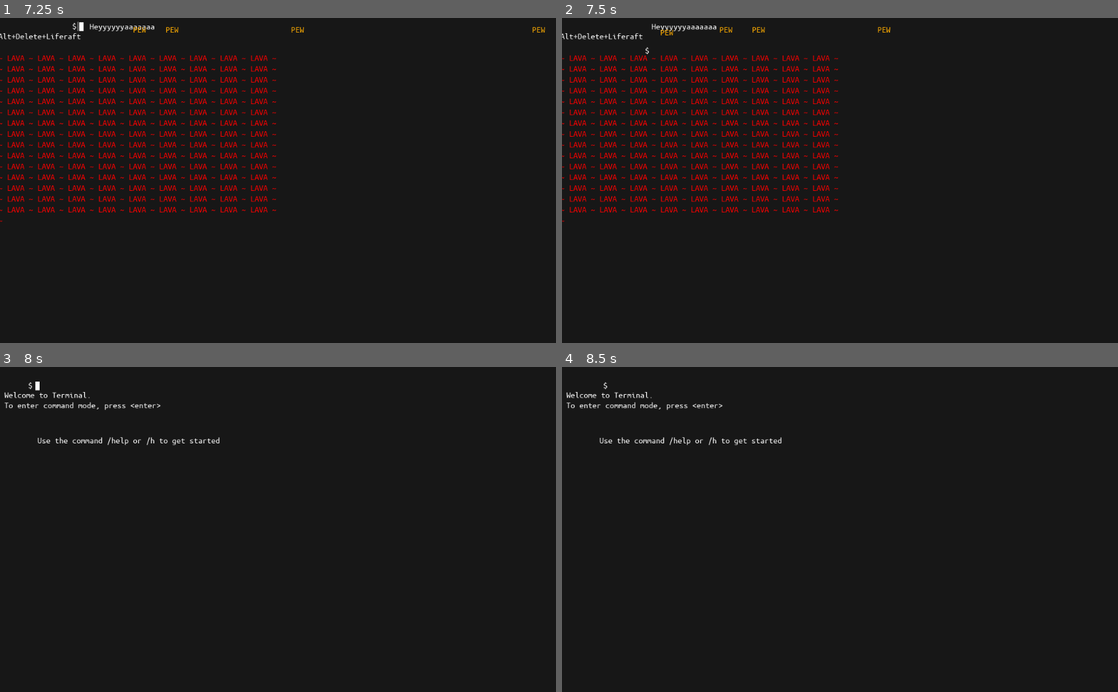
Above: before the commit, frames 1-4 (two rows, left to right).
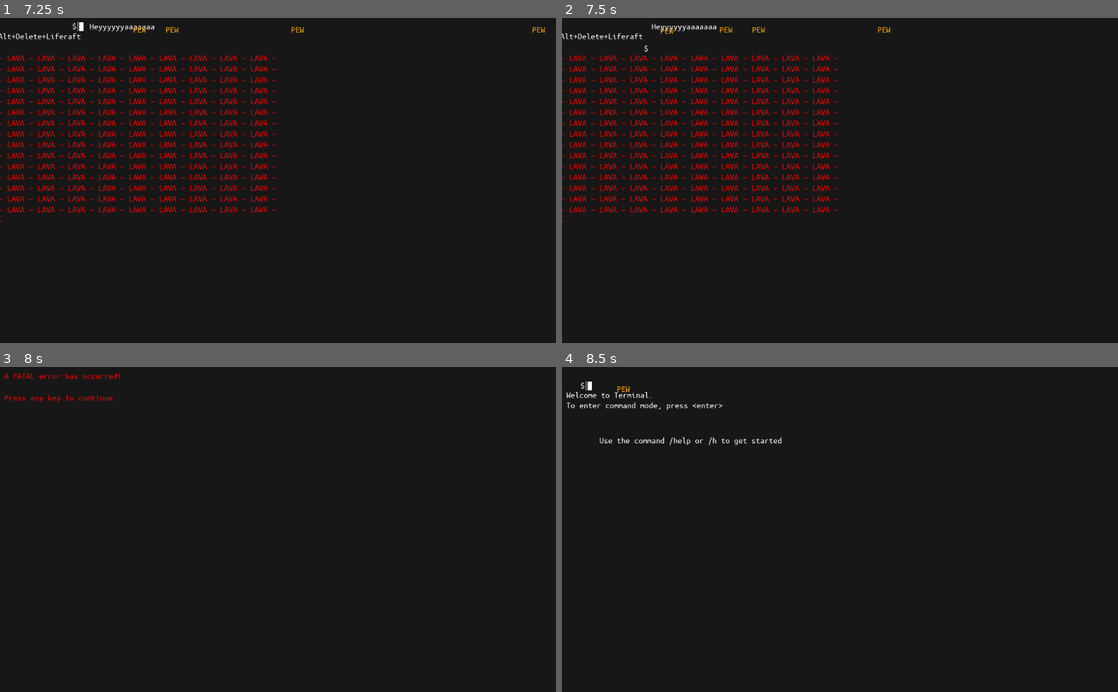
Above: after the commit, the same moments.

Repository: jaydubbyasee/ld45terminal
Game: Godot game, scene res://scenes/levels/TestLevel.tscn
Two runs of this game, one before a commit and one after it. Both use one fixed random seed, a clock stepped at 60 frames per second and the inputs below. This scene is started directly instead of the project's main scene.
Inputs (mouse positions are in pixels of both pictures, inside the frame that each line leads up to):
- Up to frame 1 (7.25 s): click (77, 27) at 0.52 s; type "12" at 0.6 s; tap Enter (ui_accept) at 1.25, 1.52, 2.27, 3.77, 4.52, 5.27, 6.77 s; hold Right (ui_right) 1.28-2.78 s; tap D (shoot) every 0.75 s from 1.35 to 6.6 s; hold Left (ui_left) 2.78-5.03 s; hold Right (ui_right) from 5.03 s (still down)
- Up to frame 2 (7.5 s): keep holding Right (ui_right); tap Enter (ui_accept) at 7.25 s; tap D (shoot) at 7.35 s
- Up to frame 3 (8 s): keep holding Right (ui_right); tap Enter (ui_accept) at 7.52 s
- Up to frame 4 (8.5 s): keep holding Right (ui_right); tap Enter (ui_accept) at 8, 8.27 s; tap D (shoot) at 8.1 s

Frame 1 is identical in both runs. In frame 2, less than 0.1% of the frame differs, in the area x 14-20%, y 3-12%; in frame 3, 0.8%, in the area x 0-40%, y 1-25%; in frame 4, less than 0.1%.

Commit message:
Use output of move_and_slide

Diff:
--- a/CursorBoy.gd
+++ b/CursorBoy.gd
@@ -72,7 +72,7 @@
 		# Clamp max fall velocity
 		_velocity.y = min(_velocity.y, MAX_FALL_VELOCITY)
 
-		move_and_slide(_velocity, Vector2(0, -1))
+		_velocity = move_and_slide(_velocity, Vector2(0, -1))
 	else:
 		if Input.is_action_just_pressed("ui_accept"):
 			# Notify listeners and flush buffer
